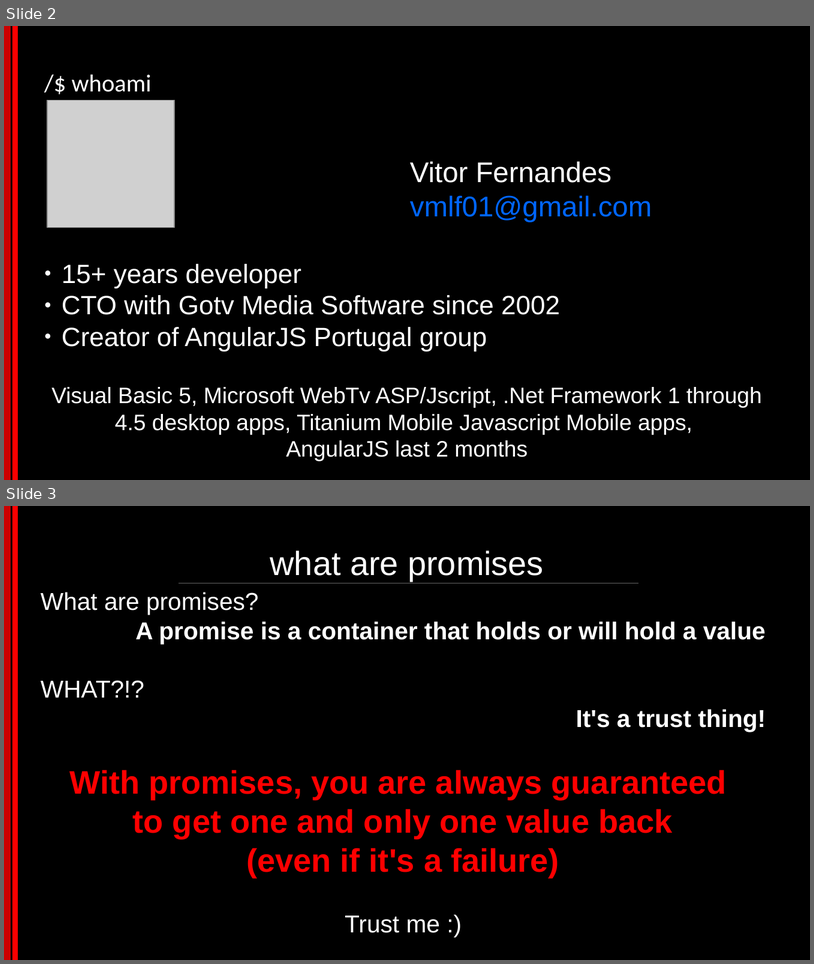
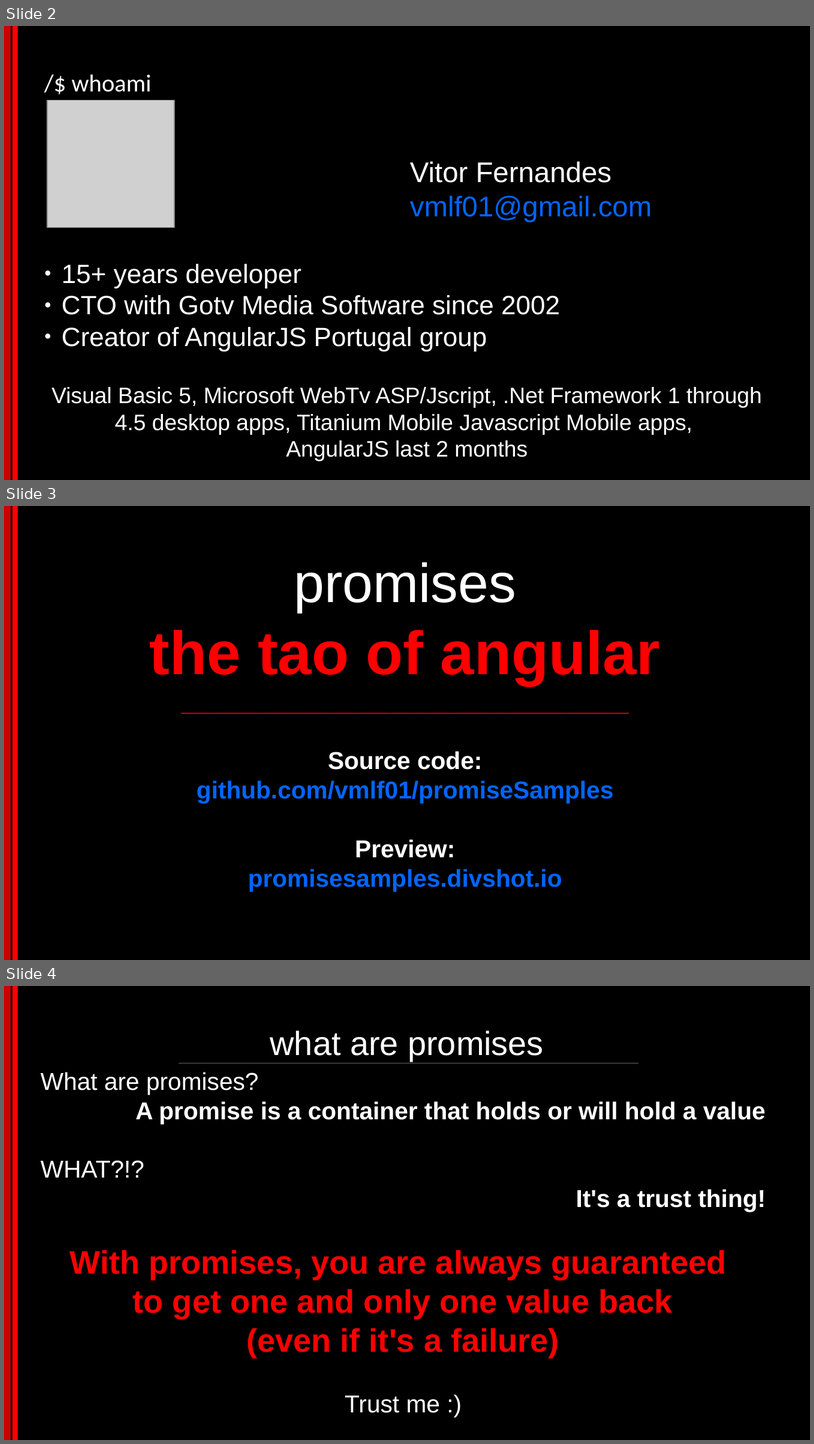
Before and after one commit to vmlf01/promiseSamples, a slide deck: presentation/promises_the_tao_of_angular.odp. Shown one above the other, each under a label of ours: slides 2 and 3 before the commit, slides 2, 3 and 4 after it. The pictures are 814x964 and 814x1444 pixels, drawn with LibreOffice and Linux fonts; fonts in the diff are those of the drawing; grey boxes stand for pictures. Boxes give left, top, right and bottom in pixels: in the first picture for what was removed or moved away, otherwise in the second. Text is boxed around its words. In the diff, an @@ line names an element or a change of style, - is before the commit and + after.

Commit message:
updated presentation with links to sample code

```diff
--- a/presentation/promises_the_tao_of_angular.odp
+++ b/presentation/promises_the_tao_of_angular.odp
@@ slide 3 added at bbox=[4, 506, 810, 960], background #000000; not listed: 2 template elements that a slide beside it also shows @@
@@ subtitle added at bbox=[150, 562, 661, 891], 24 pt, text #0066FF, bold @@
+promises
+the tao of angular
+_________________________________
+Source code:
+github.com/vmlf01/promiseSamples
+Preview:
+promisesamples.divshot.io
@@ what was slide 3 is now slide 4 @@
```
Also in this commit, not shown: 2 slides changed, 1 other file.
